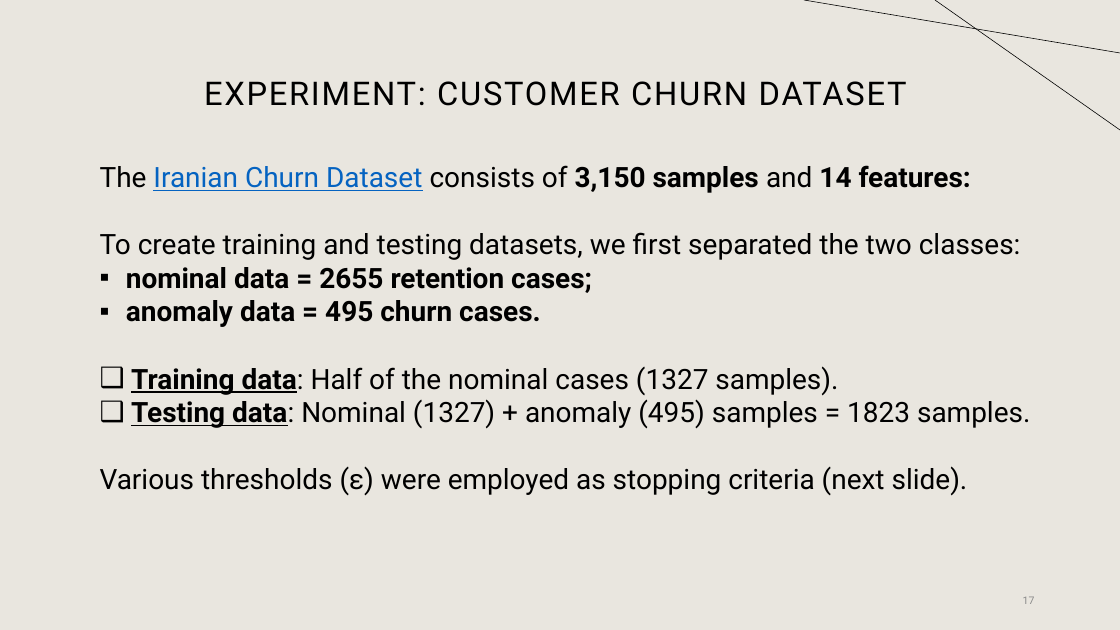
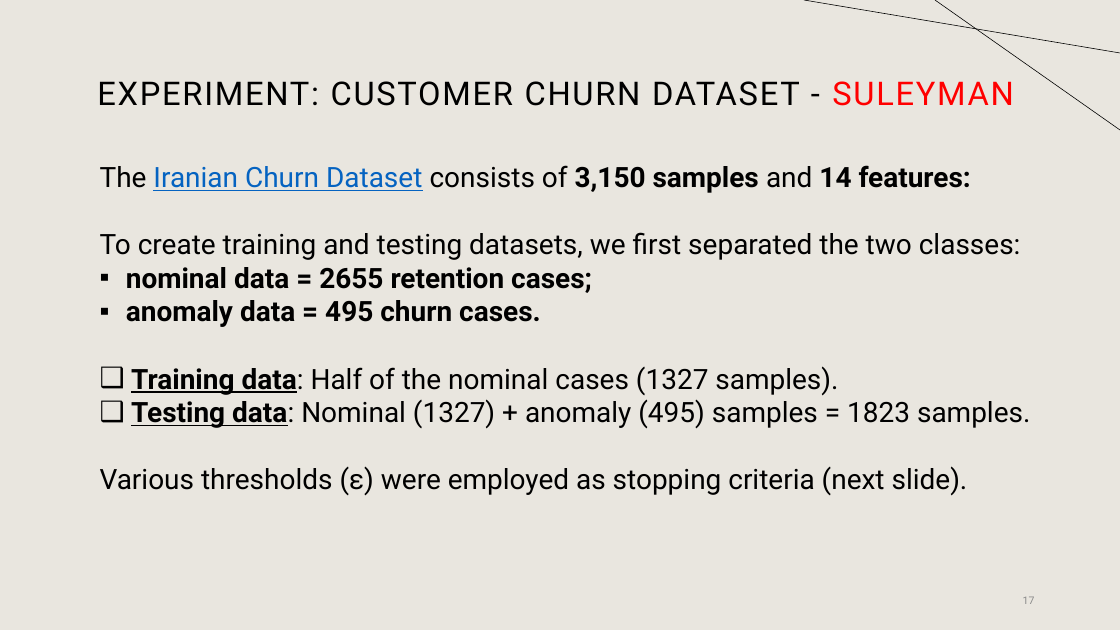
Before and after one commit to suleymanerim1/MEB_FrankWolfe_Optimization, a slide deck: slide 17 of Theory/Minimum Enclosing Ball for FW_Updated.pptx. Drawn at 1120x630 pixels with LibreOffice and Linux fonts; fonts in the diff are those of the drawing. Boxes give left, top, right and bottom in pixels: in the first picture for what was removed or moved away, otherwise in the second. Text is boxed around its words. In the diff, an @@ line names an element or a change of style, - is before the commit and + after.

```diff
--- a/Theory/Minimum Enclosing Ball for FW_Updated.pptx
+++ b/Theory/Minimum Enclosing Ball for FW_Updated.pptx
@@ title at (97,81,1014,106): text changed @@
-EXPERIMENT: CUSTOMER CHURN DATASET
+EXPERIMENT: CUSTOMER CHURN DATASET - SULEYMAN
```
Also in this commit, not shown: 11 other slides changed.
